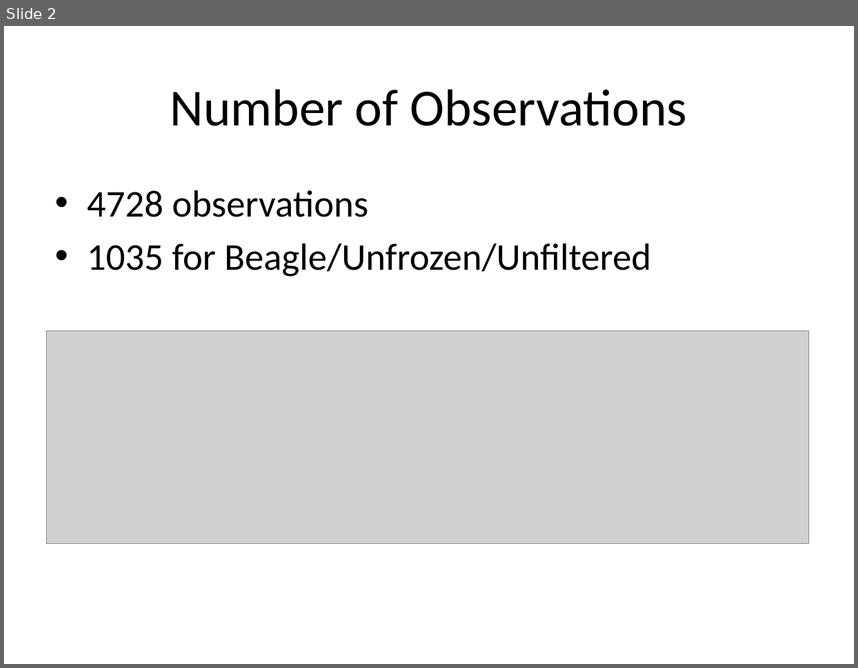
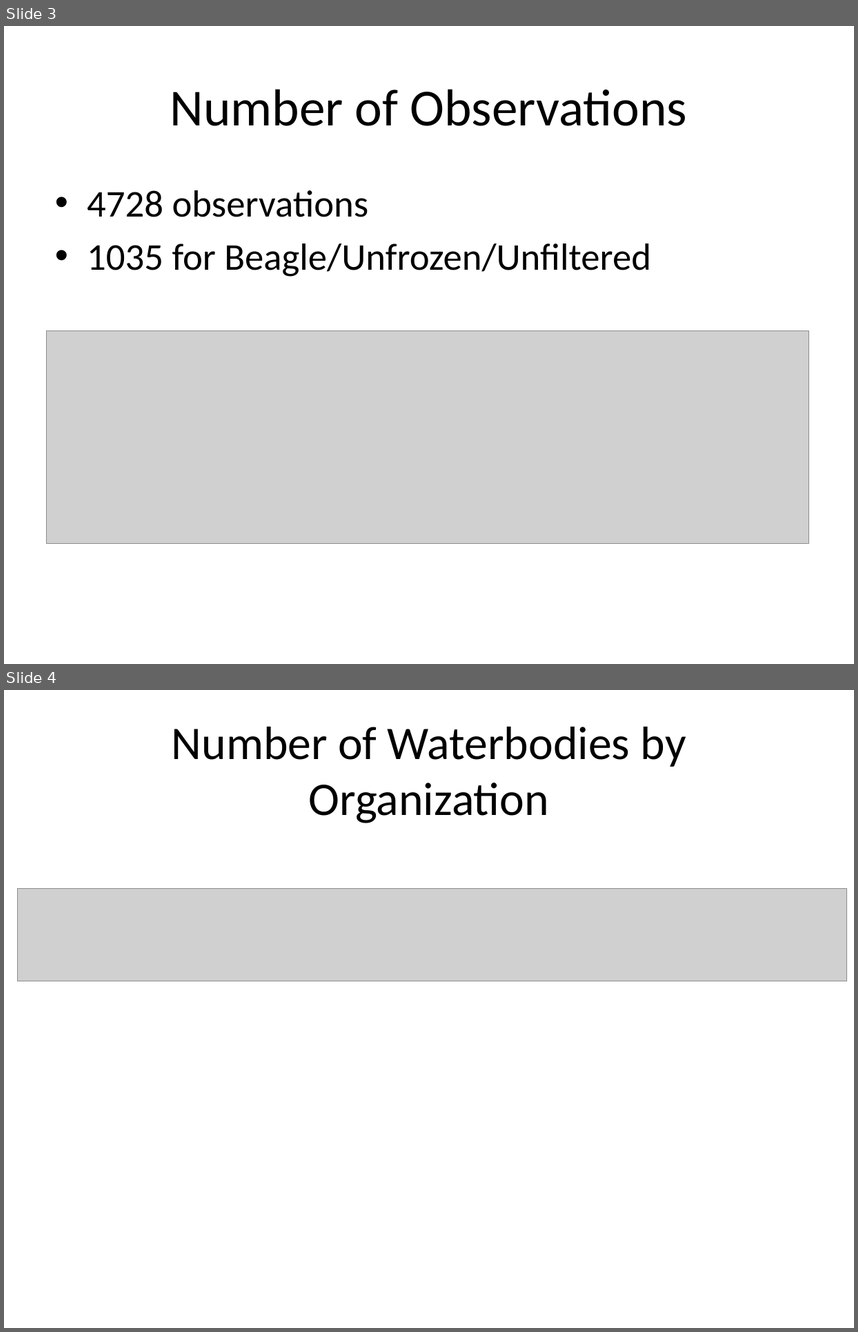
Before and after one commit to willbmisled/Reg1Cyano, a slide deck: Data2014/Analysis20150115.pptx. Shown one above the other, each under a label of ours: slide 2 before the commit, slides 3 and 4 after it. The pictures are 858x668 and 858x1332 pixels, drawn with LibreOffice and Linux fonts; fonts in the diff are those of the drawing; grey boxes stand for pictures. Boxes give left, top, right and bottom in pixels: in the first picture for what was removed or moved away, otherwise in the second. Text is boxed around its words. In the diff, an @@ line names an element or a change of style, - is before the commit and + after.

```diff
--- a/Data2014/Analysis20150115.pptx
+++ b/Data2014/Analysis20150115.pptx
@@ slide 4 added at (x1=4, y1=690, x2=854, y2=1328), background #FFFFFF @@
@@ title added at (x1=172, y1=727, x2=686, y2=823), 39.6 pt, text #000000 @@
+Number of Waterbodies by Organization
@@ picture added at (x1=18, y1=888, x2=847, y2=980) @@
@@ what was slide 2 is now slide 3 @@
```
Also in this commit, not shown: 6 other slides added, 2 other files.
